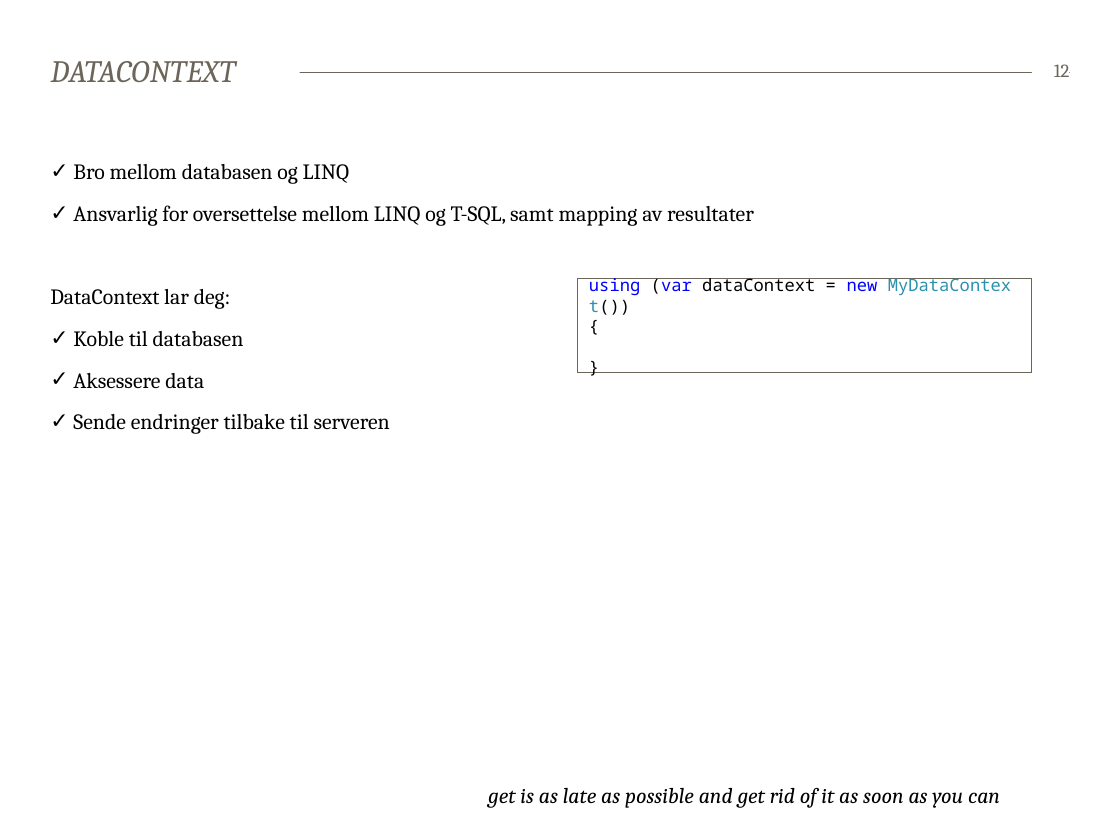
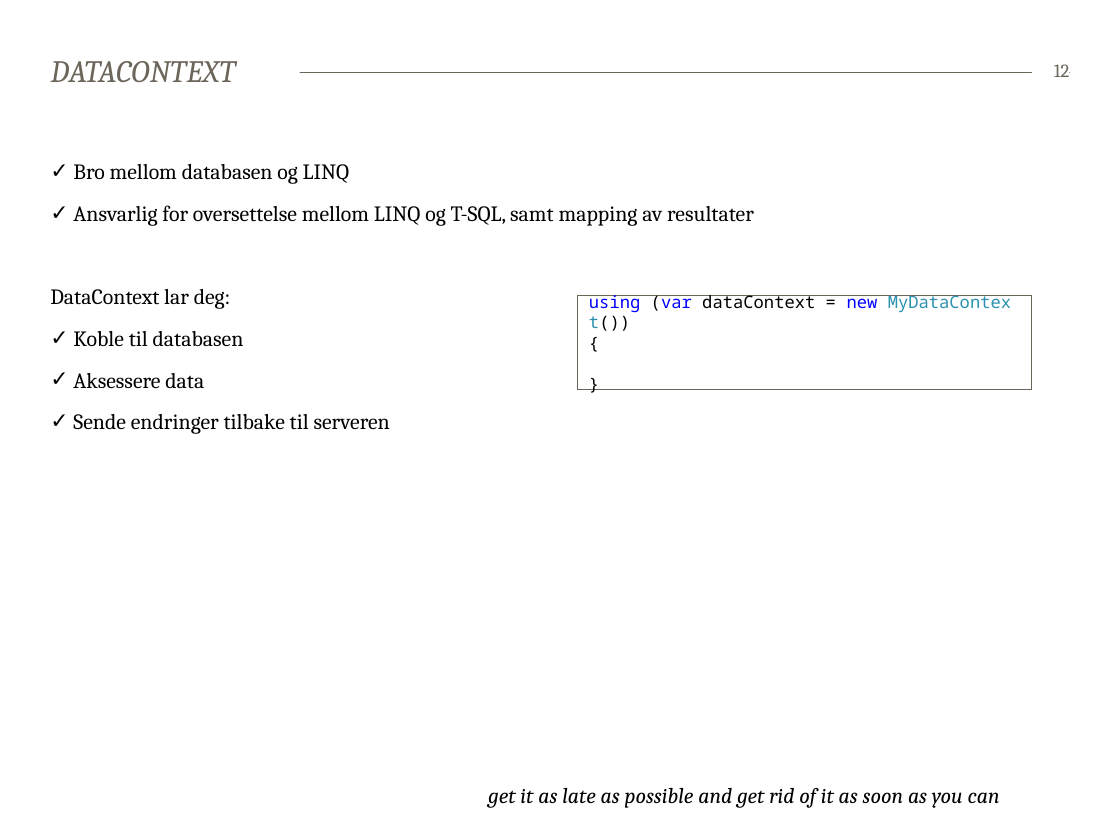
Before and after one commit to bekk/dotnetkurs, a slide deck: slide 12 of persistingData/persistingData.pptx. Drawn at 1120x840 pixels with LibreOffice and Linux fonts; fonts in the diff are those of the drawing. Boxes give left, top, right and bottom in pixels: in the first picture for what was removed or moved away, otherwise in the second. Text is boxed around its words. In the diff, an @@ line names an element or a change of style, - is before the commit and + after.

```diff
--- a/persistingData/persistingData.pptx
+++ b/persistingData/persistingData.pptx
@@ rectangle "using (var dataContext = new ...": place and size @@
-rectangle "using (var dataContext = new ..." at (578, 279, 1032, 373)
+rectangle "using (var dataContext = new ..." at (578, 296, 1032, 390)
@@ text at (488, 788, 1000, 808): text changed @@
-get is as late as possible and get rid of it as soon as you can
+get it as late as possible and get rid of it as soon as you can
```
Also in this commit, not shown: 6 other slides changed.
